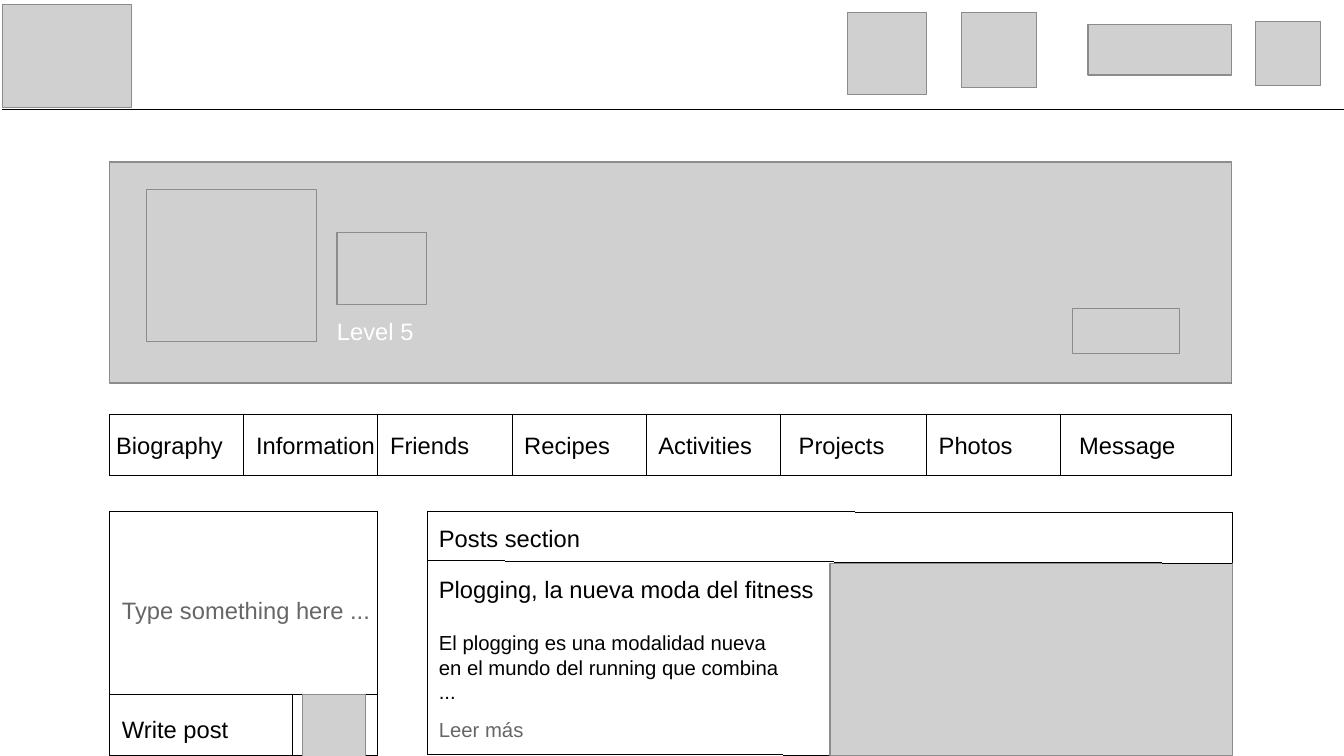
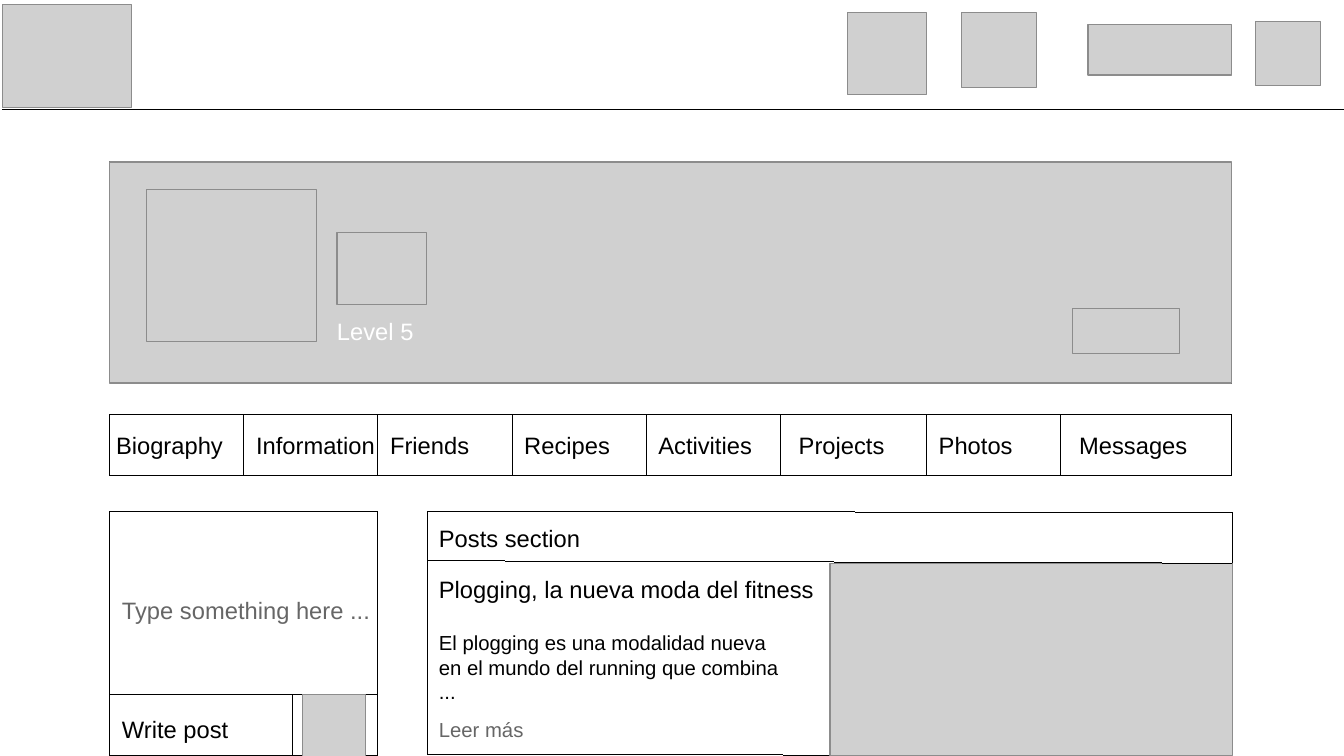
Before and after one commit to manugarcia101/EcoProject, a slide deck: slide 12 of Design/EcoWebStoryboard.odp. Drawn at 1344x756 pixels with LibreOffice and Linux fonts; fonts in the diff are those of the drawing; grey boxes stand for pictures. Boxes give left, top, right and bottom in pixels: in the first picture for what was removed or moved away, otherwise in the second. Text is boxed around its words. In the diff, an @@ line names an element or a change of style, - is before the commit and + after.

```diff
--- a/Design/EcoWebStoryboard.odp
+++ b/Design/EcoWebStoryboard.odp
@@ title at box(1079, 437, 1187, 459): text changed @@
-Message
+Messages
```
Also in this commit, not shown: 3 slides added, 1 other file.
